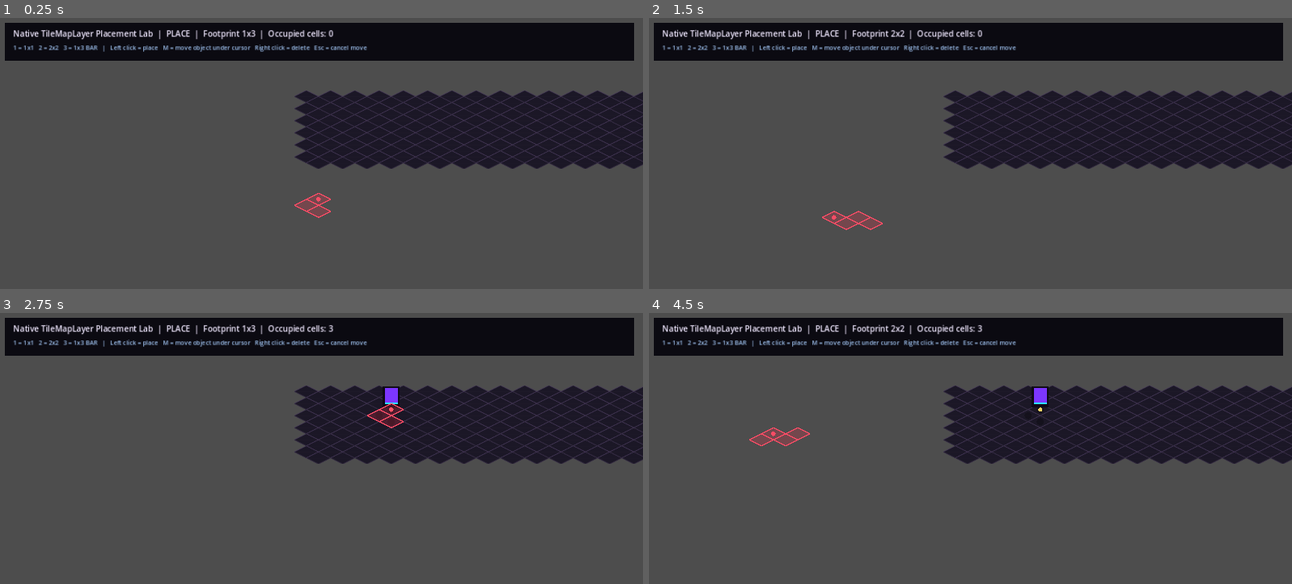
Above: before the commit, frames 1-4 (two rows, left to right).
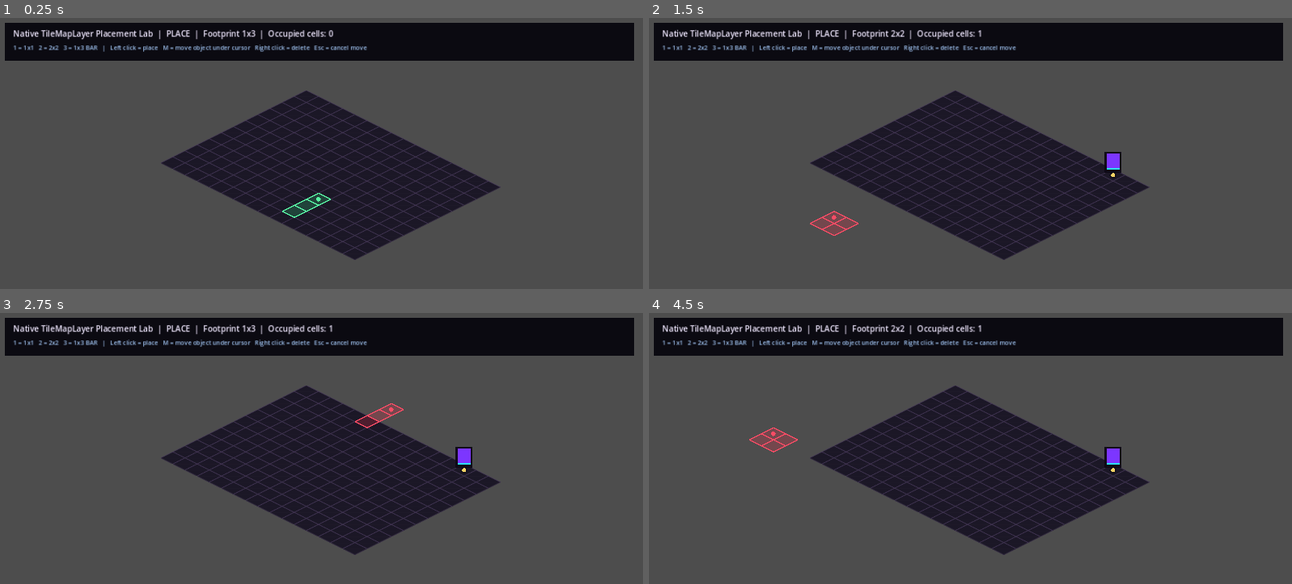
Above: after the commit, the same moments.

Repository: 22crob/Nightclub-City
Game: Godot game, scene res://scenes/testing/PlacementLab.tscn
The game is run twice, just before and just after one commit, with the same random seed, the same clock (stepped at 60 frames per second) and the same inputs.
Inputs (mouse positions are in pixels of both pictures, inside the frame that each line leads up to):
- Up to frame 1 (0.25 s): no input
- Up to frame 2 (1.5 s): tap Enter at 0.5 s; move the mouse to (1111, 177) at 0.52 s; tap 1 at 0.6 s; click (1111, 177) at 0.67 s; tap Space at 1.25 s; move the mouse to (841, 213) at 1.27 s; tap 2 at 1.35 s; click (841, 213) at 1.42 s
- Up to frame 3 (2.75 s): tap Enter at 2 s; move the mouse to (385, 410) at 2.02 s; tap 3 at 2.1 s; click (385, 410) at 2.17 s
- Up to frame 4 (4.5 s): tap Space at 2.75, 4.25 s; move the mouse to (938, 565) at 2.77 s; tap M at 2.85 s; click (938, 565) at 2.92 s; tap Enter at 3.5 s; move the mouse to (1163, 546) at 3.52 s; tap 1 at 3.6 s; click (1163, 546) at 3.67 s; move the mouse to (771, 437) at 4.27 s; tap 2 at 4.35 s; click (771, 437) at 4.42 s

The runs differ from the first frame. In frame 1, 23% of the frame differs, in the area x 25-100%, y 26-90%; in frame 2, 24%, in the area x 25-100%, y 4-90%; in frame 3, 23%; in frame 4, 24%.

Commit message:
Use standard diamond-down isometric layout

Diff:
--- a/godot_v2/scripts/placement_lab.gd
+++ b/godot_v2/scripts/placement_lab.gd
@@ -60,7 +60,7 @@
 func _build_native_tileset() -> void:
 	var tile_set := TileSet.new()
 	tile_set.tile_shape = TileSet.TILE_SHAPE_ISOMETRIC
-	tile_set.tile_layout = TileSet.TILE_LAYOUT_STACKED
+	tile_set.tile_layout = TileSet.TILE_LAYOUT_DIAMOND_DOWN
 	tile_set.tile_size = TILE_SIZE
 
 	var atlas := TileSetAtlasSource.new()
